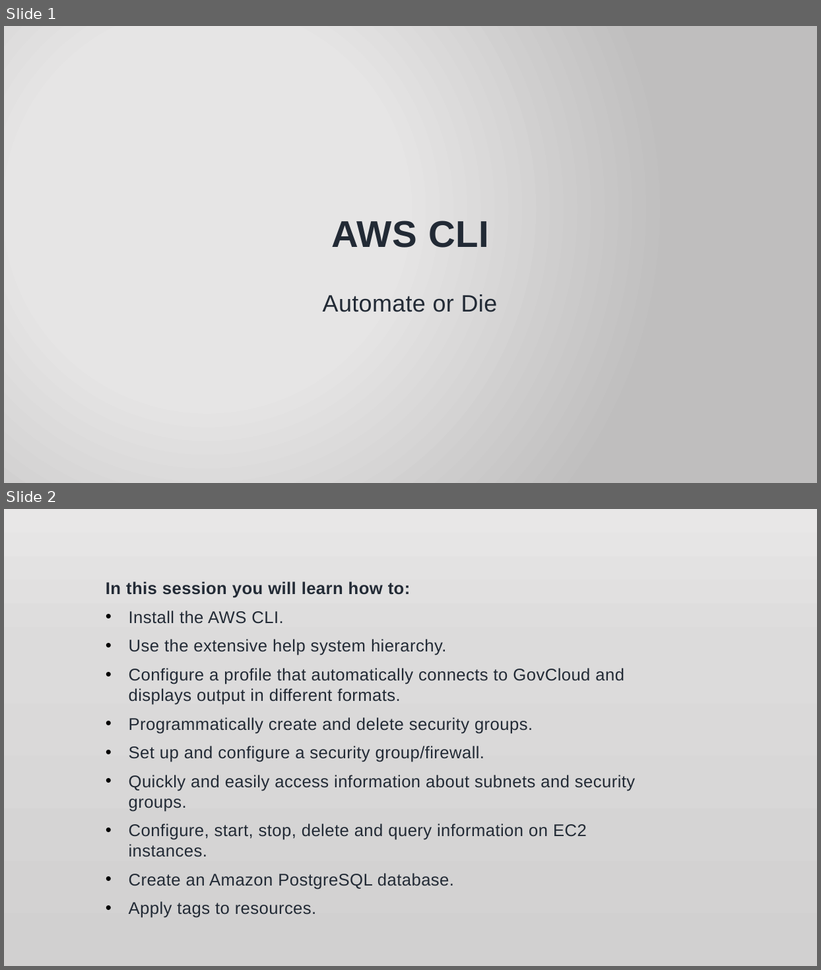
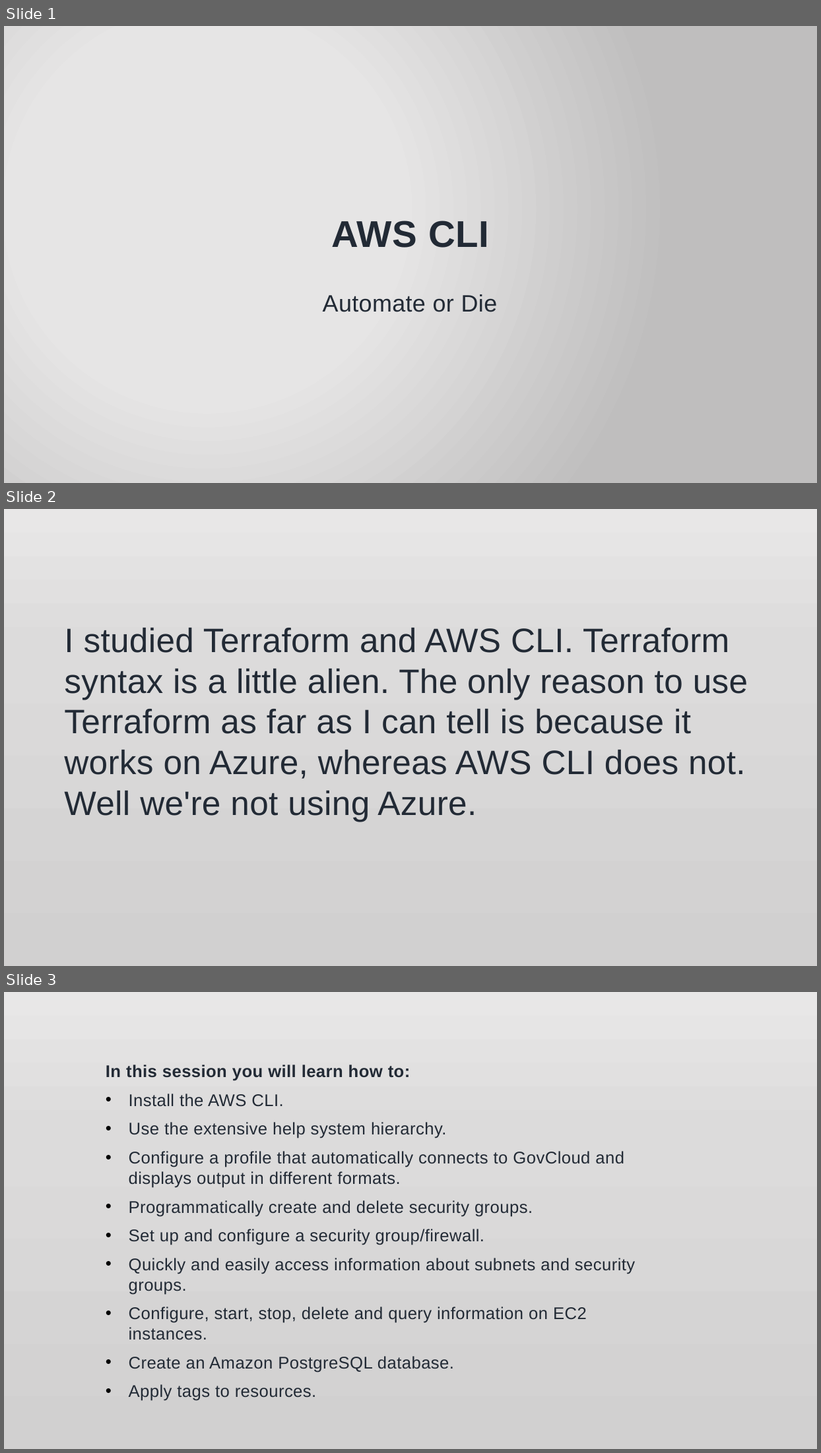
Before and after one commit to jonathan-r-jones/Composable-Batch-Files, a slide deck: jaws.pptx. Shown one above the other, each under a label of ours: slides 1 and 2 before the commit, slides 1, 2 and 3 after it. The pictures are 821x970 and 821x1453 pixels, drawn with LibreOffice and Linux fonts; fonts in the diff are those of the drawing; background and template pictures are left out. Boxes give left, top, right and bottom in pixels: in the first picture for what was removed or moved away, otherwise in the second. Text is boxed around its words. In the diff, an @@ line names an element or a change of style, - is before the commit and + after.

```diff
--- a/jaws.pptx
+++ b/jaws.pptx
@@ slide 2 added at [4, 509, 817, 966], background picture (left out) @@
@@ text added at [64, 628, 748, 822], 40 pt, text #222A35 @@
+I studied Terraform and AWS CLI. Terraform syntax is a little alien. The only reason to use Terraform as far as I can tell is because it works on Azure, whereas AWS CLI does not. Well we're not using Azure.
@@ what was slide 2 is now slide 3 @@
```
Also in this commit, not shown: 3 slides changed, 1 other slide added, 1 slide removed, 1 other file.
